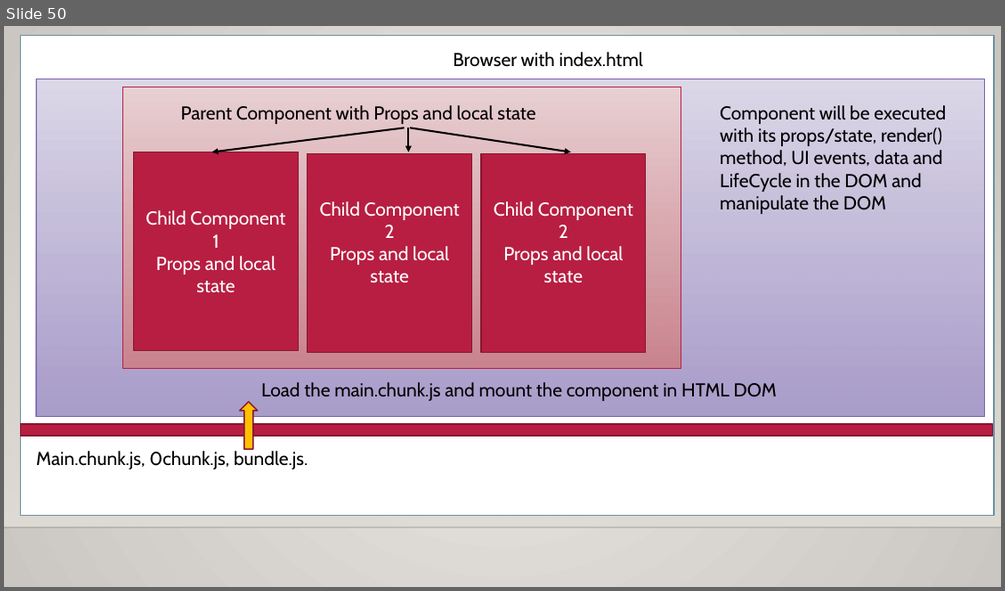
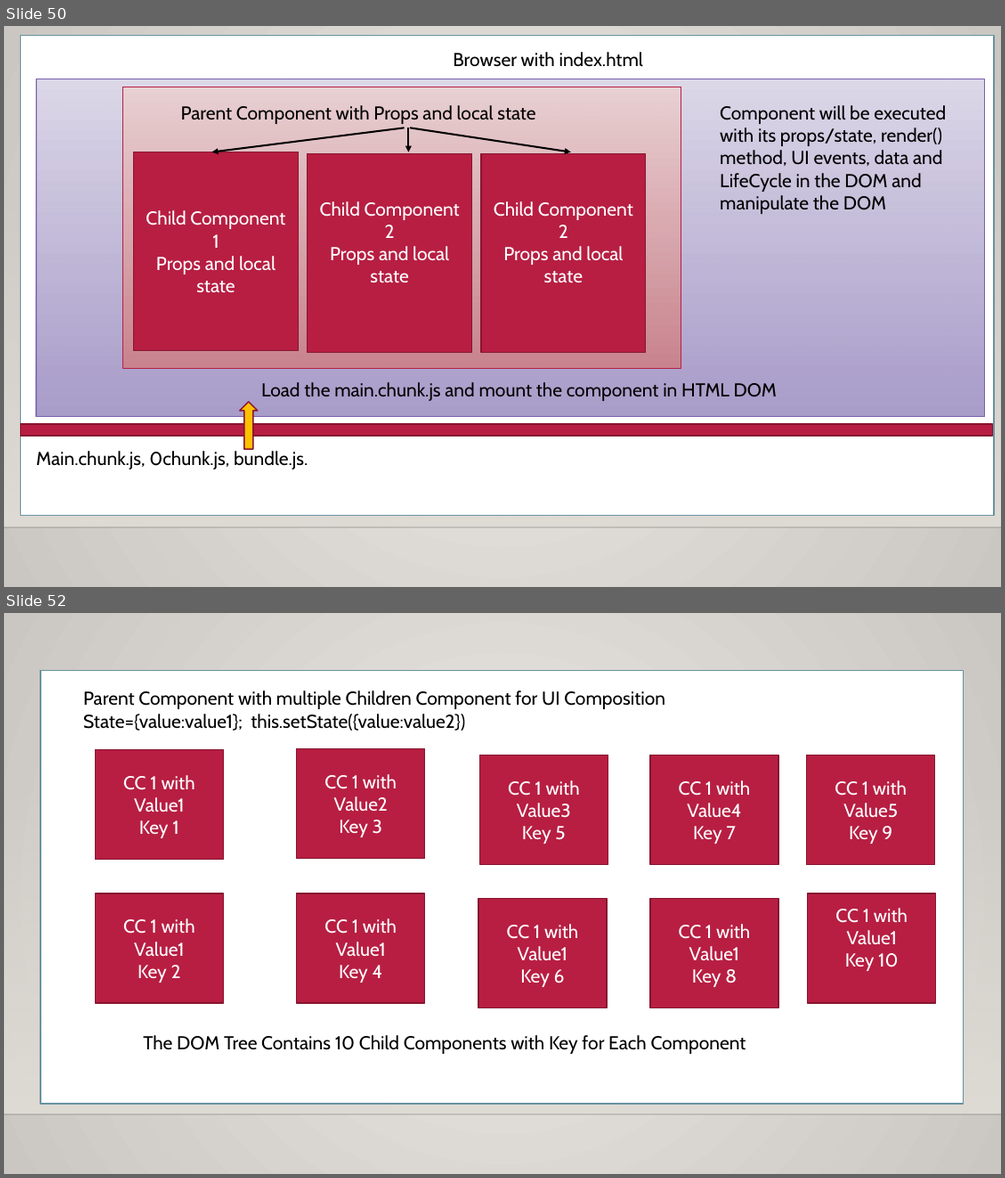
Before and after one commit to maheshsabnis/blazejan2021, a slide deck: Training_Notes_PPTs.pptx. Shown one above the other, each under a label of ours: slide 50 before the commit, slides 50 and 52 after it; the slides between them are not shown. The pictures are 1005x591 and 1005x1178 pixels, drawn with LibreOffice and Linux fonts; fonts in the diff are those of the drawing; background and template pictures are left out. Boxes give left, top, right and bottom in pixels: in the first picture for what was removed or moved away, otherwise in the second. Text is boxed around its words. In the diff, an @@ line names an element or a change of style, - is before the commit and + after.

```diff
--- a/Training_Notes_PPTs.pptx
+++ b/Training_Notes_PPTs.pptx
@@ slide 52 added at (4,613,1001,1174), background gradient #ECEAE7 to #CAC7C1; not listed: 2 template elements that a slide beside it also shows @@
@@ rectangle added at (40,671,963,1103), fill #FFFFFF, outline #6892A0 1.25 pt @@
@@ text added at (83,690,665,730), 18 pt, text #000000 @@
+Parent Component with multiple Children Component for UI Composition
+State={value:value1}; this.setState({value:value2})
@@ rectangle added at (96,750,223,860), fill #B71E42, outline #871631 1.25 pt, 18 pt, text #FFFFFF @@
+CC 1 with Value1
+Key 1
@@ rectangle added at (297,749,424,859), fill #B71E42, outline #871631 1.25 pt, 18 pt, text #FFFFFF @@
+CC 1 with Value2
+Key 3
@@ rectangle added at (479,755,607,865), fill #B71E42, outline #871631 1.25 pt, 18 pt, text #FFFFFF @@
+CC 1 with Value3
+Key 5
@@ rectangle added at (650,755,778,865), fill #B71E42, outline #871631 1.25 pt, 18 pt, text #FFFFFF @@
+CC 1 with Value4
+Key 7
@@ rectangle added at (807,755,935,865), fill #B71E42, outline #871631 1.25 pt, 18 pt, text #FFFFFF @@
+CC 1 with Value5
+Key 9
@@ rectangle added at (96,893,223,1004), fill #B71E42, outline #871631 1.25 pt, 18 pt, text #FFFFFF @@
+CC 1 with Value1
+Key 2
@@ rectangle added at (297,893,424,1004), fill #B71E42, outline #871631 1.25 pt, 18 pt, text #FFFFFF @@
+CC 1 with Value1
+Key 4
@@ rectangle added at (479,899,607,1008), fill #B71E42, outline #871631 1.25 pt, 18 pt, text #FFFFFF @@
+CC 1 with Value1
+Key 6
@@ rectangle added at (650,899,778,1008), fill #B71E42, outline #871631 1.25 pt, 18 pt, text #FFFFFF @@
+CC 1 with Value1
+Key 8
@@ rectangle added at (808,893,936,1004), fill #B71E42, outline #871631 1.25 pt, 18 pt, text #FFFFFF @@
+CC 1 with Value1
+Key 10
@@ text added at (143,1035,746,1054), 18 pt, text #000000 @@
+The DOM Tree Contains 10 Child Components with Key for Each Component
```
Also in this commit, not shown: 2 other slides added, 11 other files.
